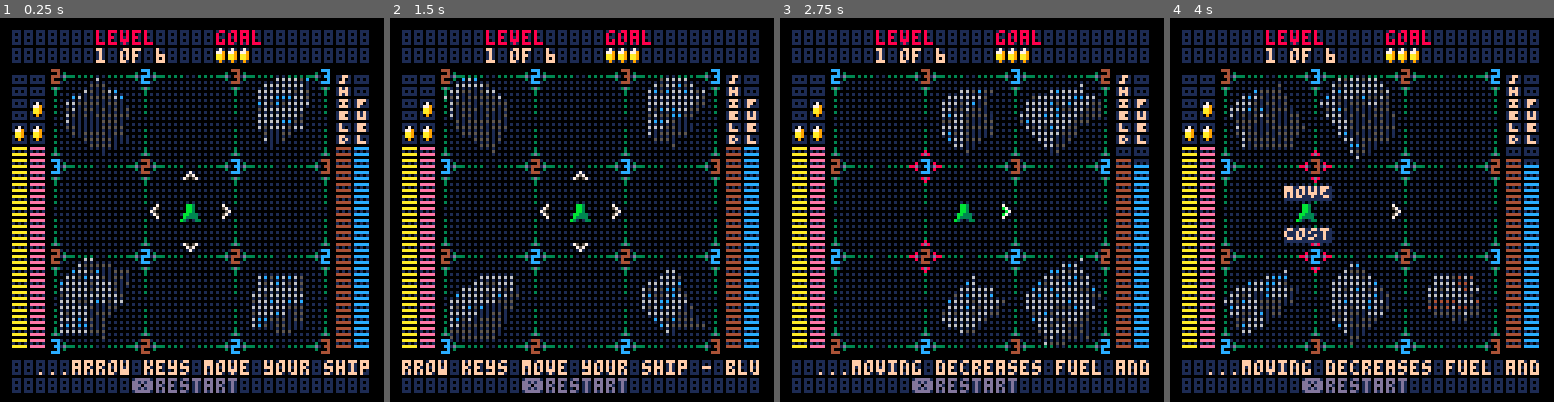
Above: before the commit, frames 1-4 (left to right).
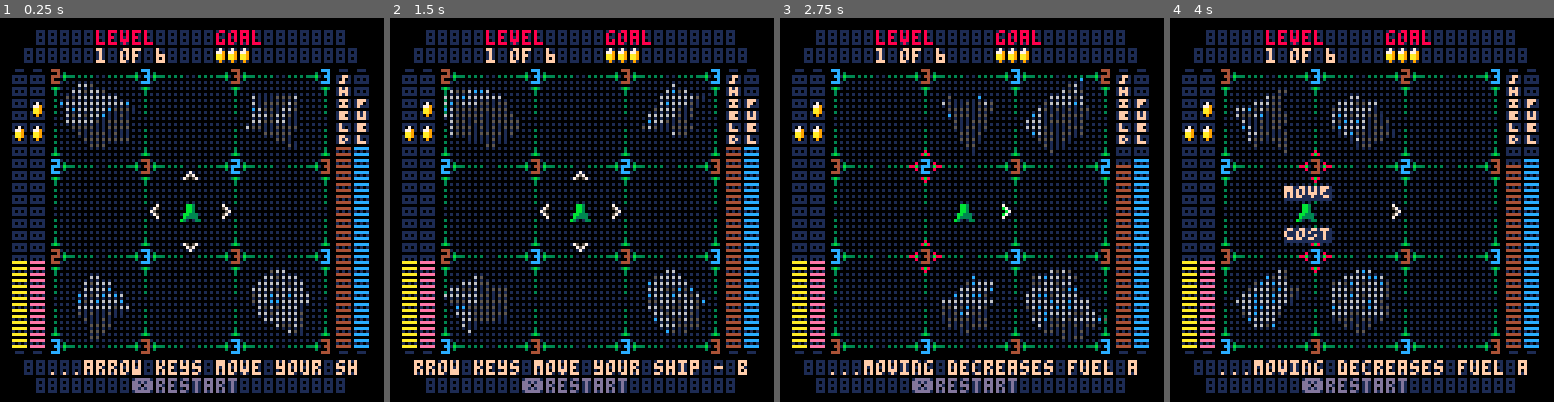
Above: after the commit, the same moments.

Repository: jharlan/regolith_steam
Game: PICO-8 cartridge regolith_steam.p8
Same seed, same stepped clock (60 frames per second), same inputs: the game is played once before the commit and once after it.
Inputs:
- Up to frame 1 (0.25 s): no input
- Up to frame 2 (1.5 s): tap X (X key) at 0.33, 1.07 s; tap O (Z key) at 0.7 s
- Up to frame 3 (2.75 s): hold Right 1.6-2.1 s; tap O (Z key) at 1.7, 2.1, 2.5 s; tap X (X key) at 1.85 s; hold Up 2.15-2.42 s; hold Right from 2.47 s (still down)
- Up to frame 4 (4 s): tap O (Z key) at 2.9, 3.3, 3.7 s; tap X (X key) at 2.97 s; release Right at 3.03 s; hold Left 3.08-3.58 s; hold Down 3.63-3.97 s

The runs differ from the first frame. In frame 1, 5.6% of the frame differs, in the area x 3-97%, y 3-98%; in frame 2, 5.5%; in frame 3, 5.5%; in frame 4, 5.9%.

Commit message:
rounded interface

Diff:
--- a/regolith_steam.p8
+++ b/regolith_steam.p8
@@ -794,7 +794,7 @@
   player.y=py0--3000    --8
   player.d=68--2 -- dirt
   player.w=68--72--2 -- water
-  player.sensor=(player.lvl==1) and {68,68} or {2,2}
+  player.sensor=(player.lvl==1) and {30,30} or {2,2}
   player.move_count=0
   player.message_index=1
   player.goal_attain=0
@@ -1071,8 +1071,8 @@
   local buffer=""
 
   -- first line that can horiz scroll
-  if (#raw_text>29) then
-    while cursor < 31 do
+  if (#raw_text>27) then
+    while cursor < 29 do
       buffer = buffer .. sub(raw_text,ti%#raw_text+1,ti%#raw_text+1)
       ti += 1
       cursor += 1
@@ -1080,9 +1080,9 @@
   else
     buffer=raw_text
   end
-  print("888888888888888888888888888888",4,cy,1)
-  print("888888888888888888888888888888",4,cy+6,1)
-  print(buffer,4,cy,lines[3] or 15)
+  print("8888888888888888888888888888",8,cy,1)
+  print("88888888888888888888888888",12,cy+6,1)
+  print(buffer,8,cy,lines[3] or 15)
 
   -- second interface line
   cy +=6
@@ -1090,8 +1090,8 @@
 end
 
 function draw_upper()
-  print("888888888888888888888888888888",4,4,1)
-  print("888888888888888888888888888888",4,10,1)
+  print("88888888888888888888888888",12,4,1)
+  print("8888888888888888888888888888",8,10,1)
   print(" level",28,4,8)
   print(" "..tostr(player.lvl).." of "..tostr(#lvl_list),28,10,15)
   print("goal",72,4,8)
@@ -1133,6 +1133,21 @@
 
   --spr(coin.spr[1][2],7,13-coin.offset[1])
   spr(coin.spr[1][1],8,27-coin.offset[1])
+
+  print("-",5,15,1)
+  print("-",11,15,1)
+
+  print("-",113,15,1)
+  print("-",119,15,1)
+
+  print("-",5,109,1)
+  print("-",11,109,1)
+
+  print("-",113,109,1)
+  print("-",119,109,1)
+
+
+
 end
 
 function load_ast(base_object_vertices,base_object_faces,
@@ -1710,11 +1725,11 @@
 
 __gfx__
 00000000000030000000000080000000808080801111100000000000000000000000000000000000000000000000000000000000000000000000000000000000
-000000000000d3300000000000000000000000001010100000000000007000000000000077777000000000000000000000000000000000000000000000000000
+000000000000b3300000000000000000000000001010100000000000007000000000000077777000000000000000000000000000000000000000000000000000
 00000000000030000000000080000000000000001111100000000007075000000000000077777000000000000000000000000000000000000000000000000000
 00000000000000000000000000000000000000000000000000000007750000000000000077777000000000000000000000000000000000000000000000000000
 00000000000000000000000080000000000000000000000000000007075000000000000077777000000000000000000000000000000000000000000000000000
-000000003d3000000000000000000000000000000000000000000000007000000750570077777000000000000000000000000000000000000000000000000000
+000000003b3000000000000000000000000000000000000000000000007000000750570077777000000000000000000000000000000000000000000000000000
 00000000030000000000000080000000000000000000000000000000000000000075700077777000000000000000000000000000000000000000000000000000
 00000000030000000000000000000000000000000000000000077700000000000007000077777000000000000000000000000000000000000000000000000000
 0000000000000000000000000000000000000000000000000000000050005000050000000000000000000dd1000500000000000000000000000001dd00000000
